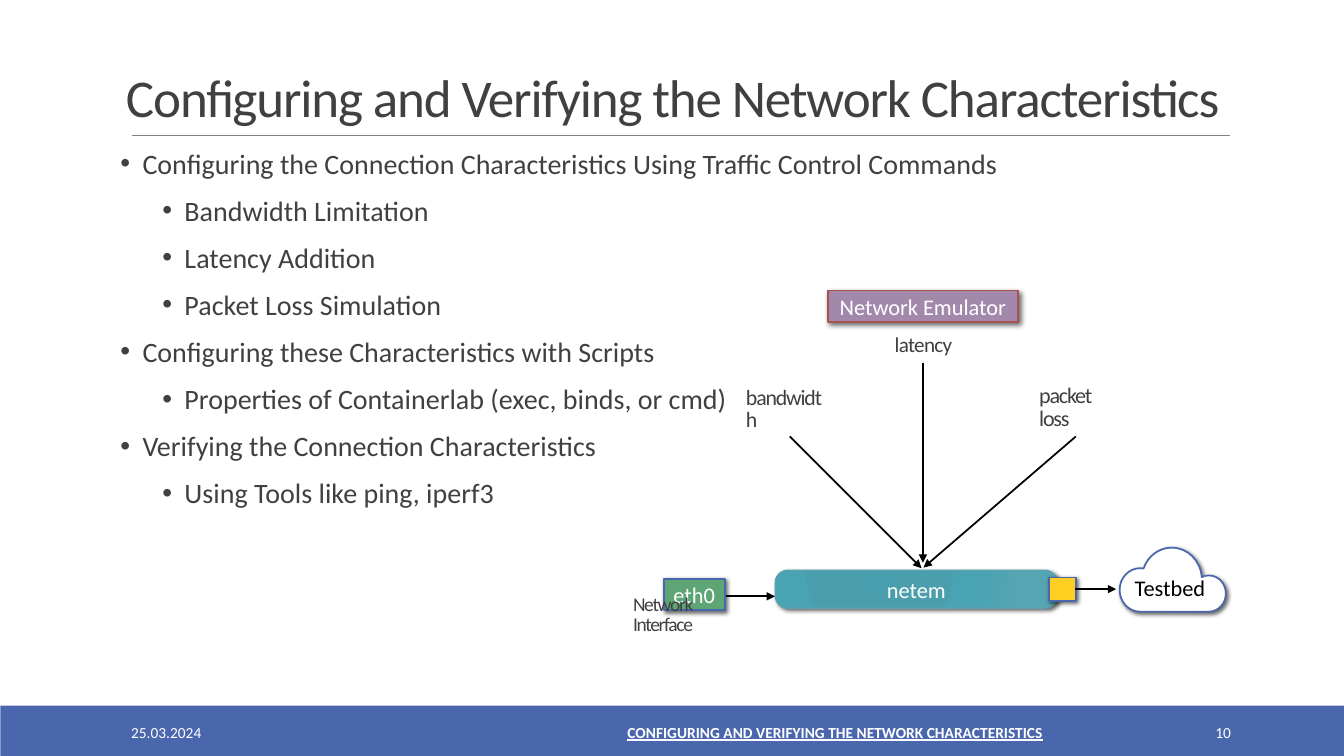
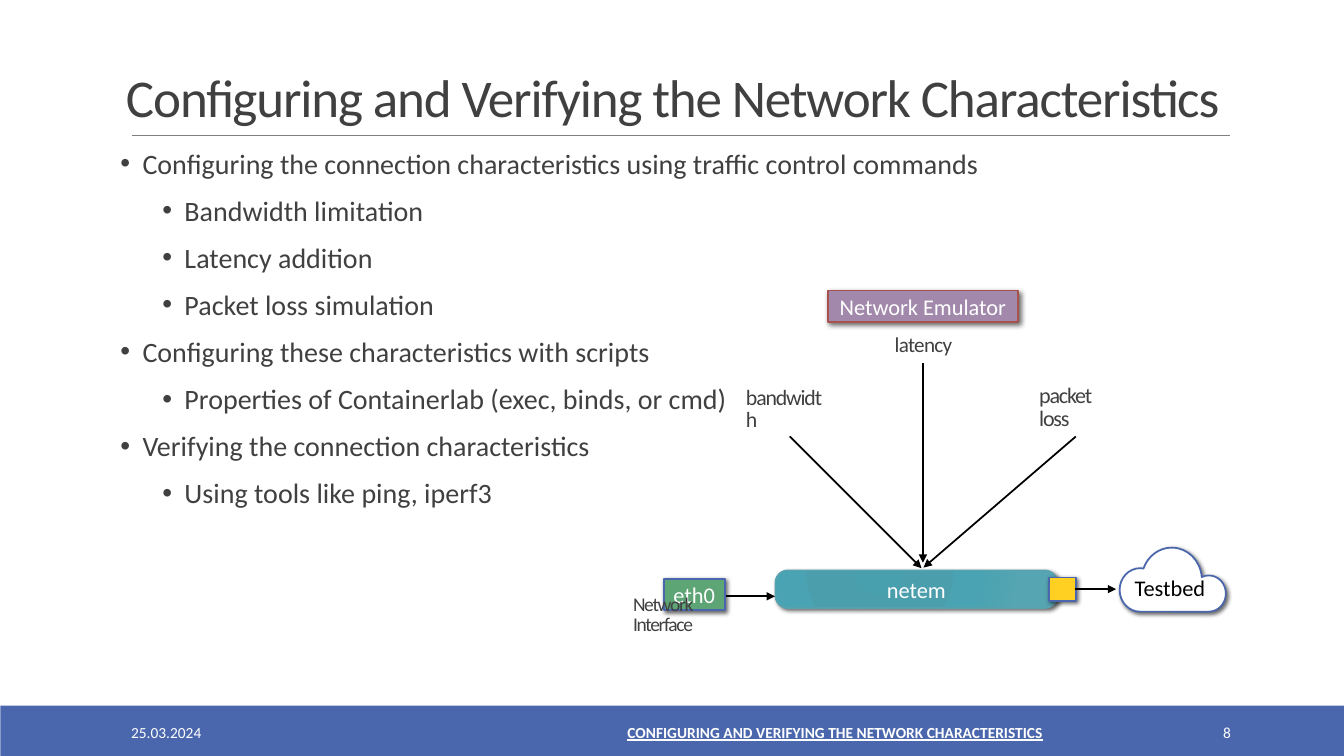
Before and after one commit to oezcankaraca/abschlussvortrag, a slide deck: slide 8 of Abschlussvortrag.pptx (slide 10 before the commit). Drawn at 1344x756 pixels with LibreOffice and Linux fonts; fonts in the diff are those of the drawing. Boxes give left, top, right and bottom in pixels: in the first picture for what was removed or moved away, otherwise in the second. Text is boxed around its words. In the diff, an @@ line names an element or a change of style, - is before the commit and + after.

```diff
--- a/Abschlussvortrag.pptx
+++ b/Abschlussvortrag.pptx
@@ text at [143, 154, 978, 367]: text changed @@
-• Configuring the Connection Characteristics Using Traffic Control Commands
-  • Bandwidth Limitation
-  • Latency Addition
-  • Packet Loss Simulation
-• Configuring these Characteristics with Scripts
+• Configuring the connection characteristics using traffic control commands
+  • Bandwidth limitation
+  • Latency addition
+  • Packet loss simulation
+• Configuring these characteristics with scripts
@@ text at [143, 436, 590, 508]: text changed @@
-• Verifying the Connection Characteristics
-  • Using Tools like ping, iperf3
+• Verifying the connection characteristics
+  • Using tools like ping, iperf3
@@ page number removed at [1215, 728, 1231, 738] @@
-10
@@ page number added at [1223, 727, 1231, 738], 11 pt, text #FFFFFF @@
+8
```
Also in this commit, not shown: 20 other slides changed, 2 slides removed, 2 other files.
